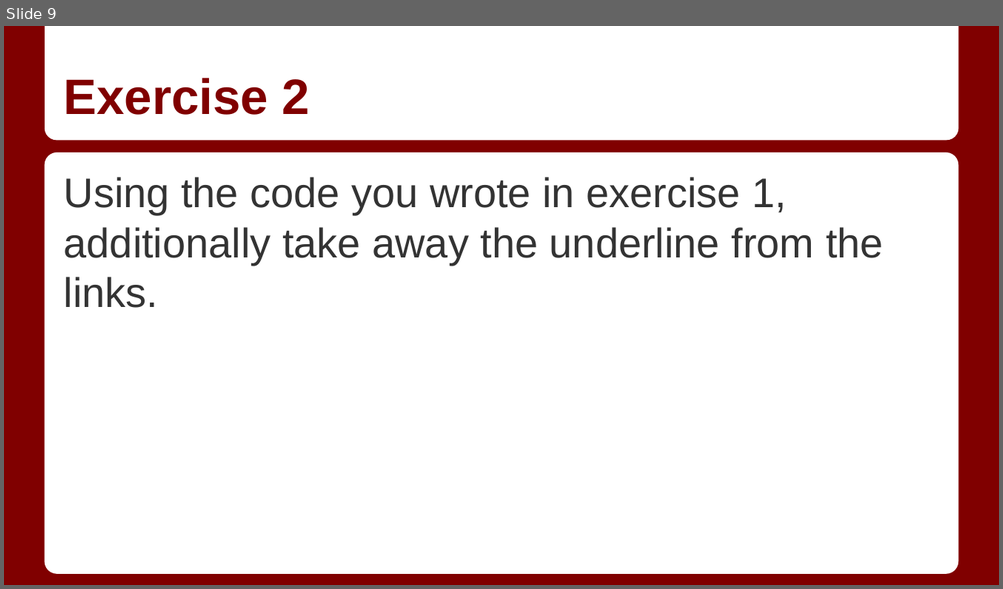
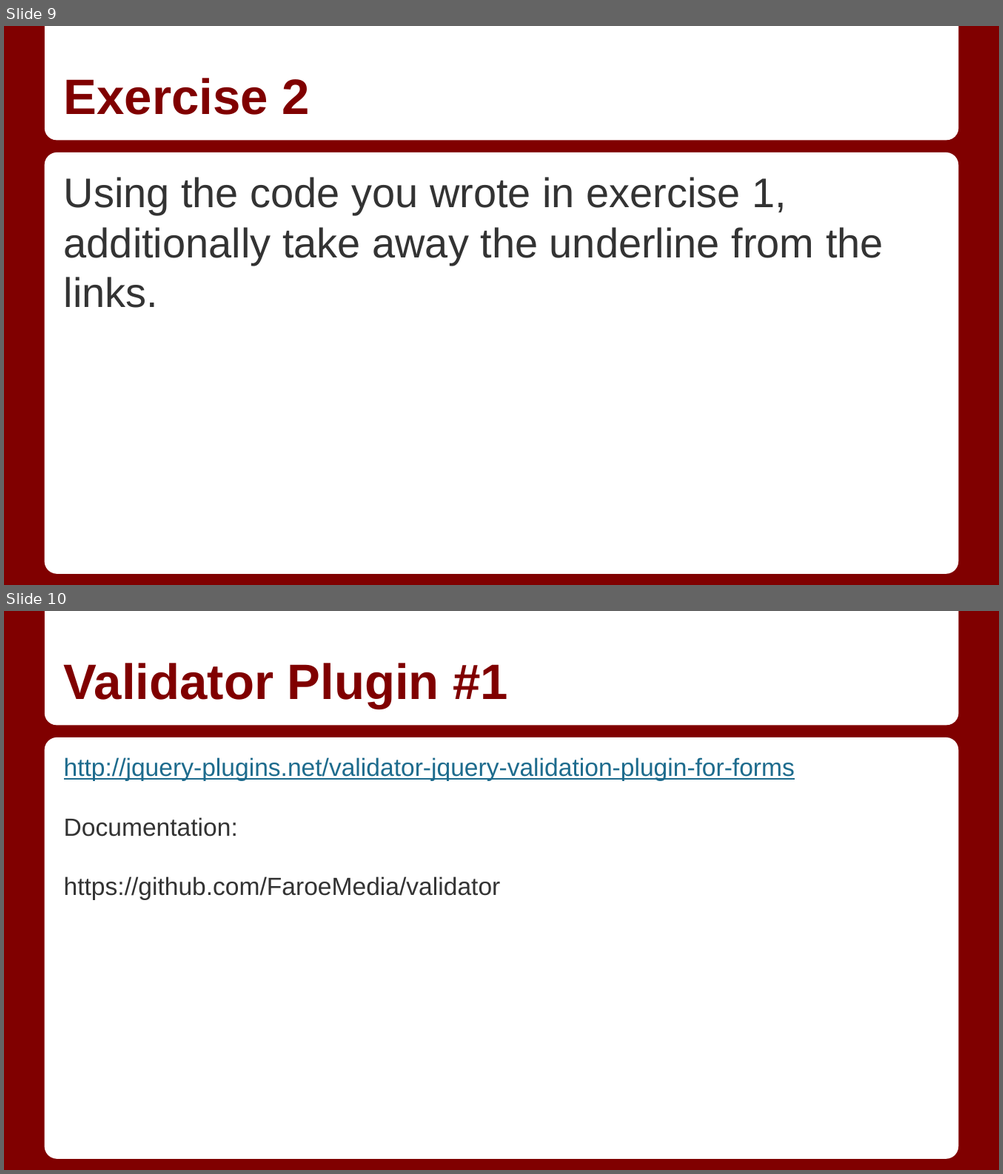
Before and after one commit to ecroen137/CE-5440-SUMMER-2015, a slide deck: presentations/class-4/Class 4.1_ JQuery Plug-Ins.pptx. Shown one above the other, each under a label of ours: slide 9 before the commit, slides 9 and 10 after it. The pictures are 1003x589 and 1003x1174 pixels, drawn with LibreOffice and Linux fonts; fonts in the diff are those of the drawing. Boxes give left, top, right and bottom in pixels: in the first picture for what was removed or moved away, otherwise in the second. Text is boxed around its words. In the diff, an @@ line names an element or a change of style, - is before the commit and + after.

```diff
--- a/presentations/class-4/Class 4.1_ JQuery Plug-Ins.pptx
+++ b/presentations/class-4/Class 4.1_ JQuery Plug-Ins.pptx
@@ slide 10 added at (4,611,999,1170), background #800000; not listed: 2 template elements that a slide beside it also shows @@
@@ title added at (64,663,508,709), 36 pt, text #800000, bold @@
+Validator Plugin #1
@@ text added at (64,758,794,900), 18 pt, text #1D6B8D, underline @@
+http://jquery-plugins.net/validator-jquery-validation-plugin-for-forms
+Documentation:
+https://github.com/FaroeMedia/validator
```
Also in this commit, not shown: 1 slide changed.
